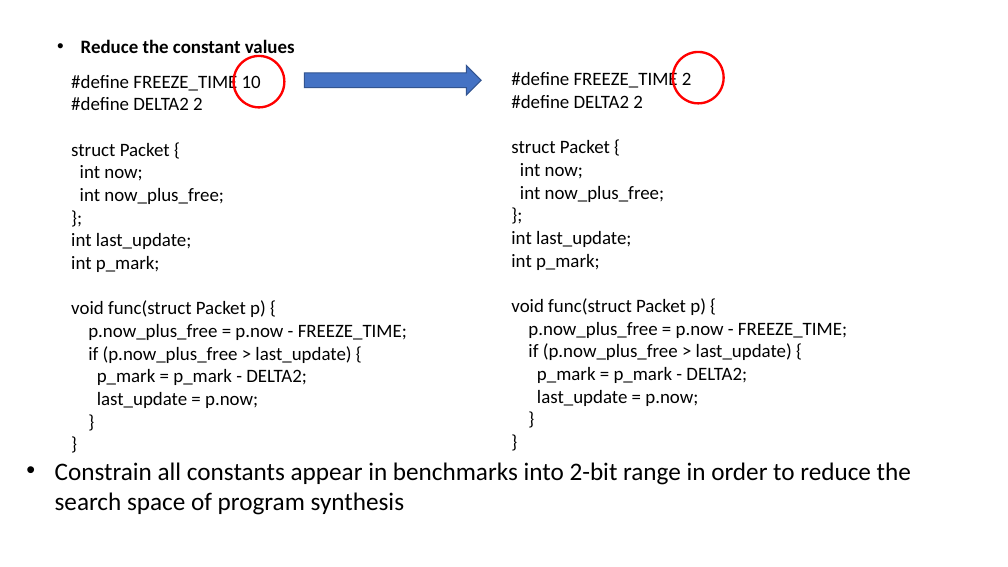
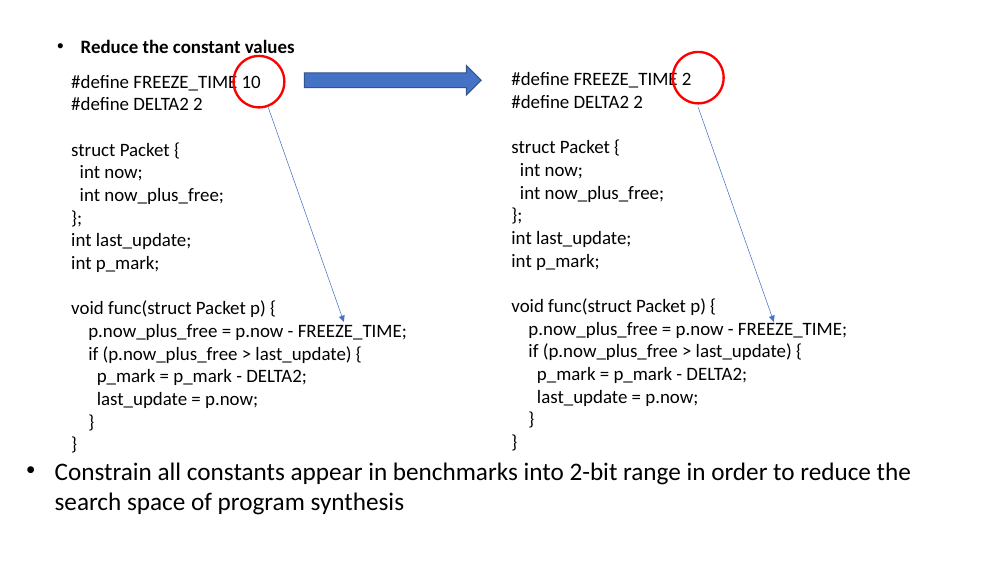
Before and after one commit to chipmunk-project/chipmunk_talk, a slide deck: slide 10 of HotNets_talk.pptx. Drawn at 1008x567 pixels with LibreOffice and Linux fonts; fonts in the diff are those of the drawing. Boxes give left, top, right and bottom in pixels: in the first picture for what was removed or moved away, otherwise in the second. Text is boxed around its words. In the diff, an @@ line names an element or a change of style, - is before the commit and + after.

```diff
--- a/HotNets_talk.pptx
+++ b/HotNets_talk.pptx
@@ arrow added from (268, 107) to (344, 322), #4472C4 0.5 pt @@
@@ arrow added from (699, 107) to (774, 322), #4472C4 0.5 pt @@
```
Also in this commit, not shown: 3 other slides changed.
